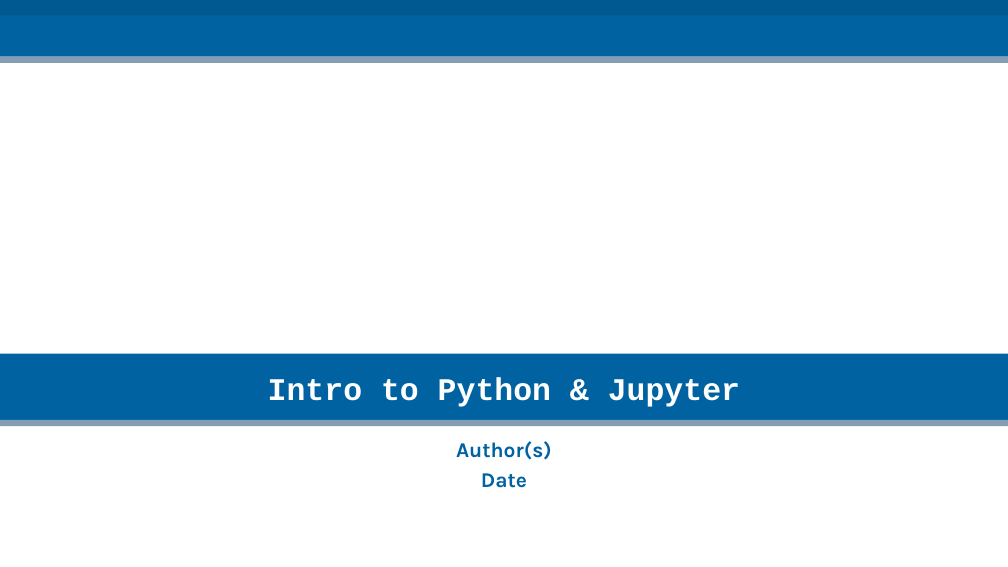
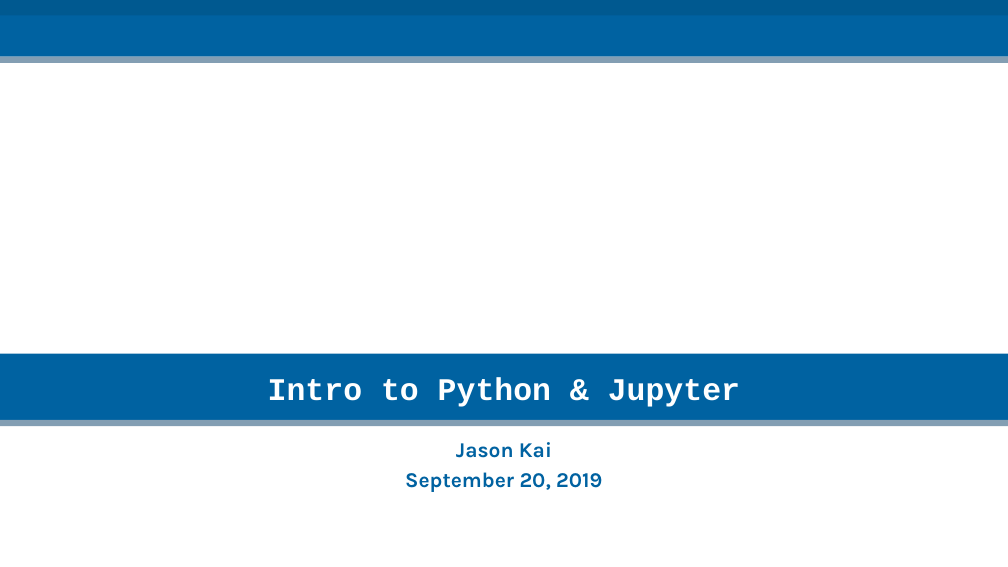
Before and after one commit to kaitj/scwg2018_python_neuroimaging, a slide deck: slide 1 of bin/Intro_to_Python.odp. Drawn at 1008x567 pixels with LibreOffice and Linux fonts; fonts in the diff are those of the drawing; background and template pictures are left out. Boxes give left, top, right and bottom in pixels: in the first picture for what was removed or moved away, otherwise in the second. Text is boxed around its words. In the diff, an @@ line names an element or a change of style, - is before the commit and + after.

```diff
--- a/bin/Intro_to_Python.odp
+++ b/bin/Intro_to_Python.odp
@@ subtitle at (405,442,602,492): text changed @@
-Author(s)
-Date
+Jason Kai
+September 20, 2019
```
Also in this commit, not shown: 1 other slide changed.
